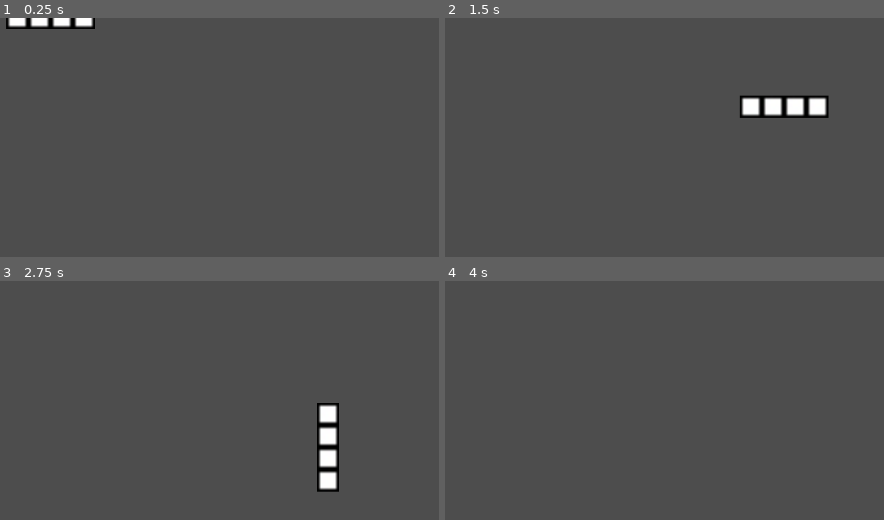
Above: before the commit, frames 1-4 (two rows, left to right).
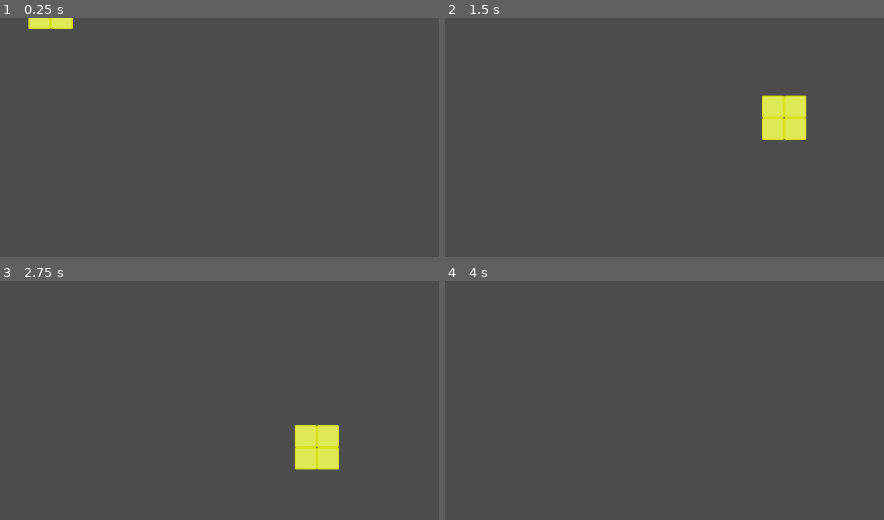
Above: after the commit, the same moments.

Repository: milksake/GDTetris
Game: Godot game, scene res://tetris/test.tscn
Same seed, same stepped clock (60 frames per second), same inputs: the game is played once before the commit and once after it.
Inputs:
- Up to frame 1 (0.25 s): no input
- Up to frame 2 (1.5 s): tap Enter (ui_accept) at 0.5, 0.77 s; hold Right (block_move_right) from 0.53 s (still down); tap Up (block_rotate) at 0.6, 1.35 s
- Up to frame 3 (2.75 s): tap Enter (ui_accept) at 1.52 s; release Right (block_move_right) at 2.03 s; hold Left (block_move_left) from 2.03 s (still down); tap Up (block_rotate) at 2.1 s
- Up to frame 4 (4 s): release Left (block_move_left) at 2.78 s; hold Right (block_move_right) from 2.78 s (still down); tap Up (block_rotate) at 2.85, 3.6 s; tap Enter (ui_accept) at 3.02, 3.77 s

The runs differ from the first frame. In frame 1, 0.9% of the frame differs, in the area x 1-22%, y 0-5%; in frame 2, 2.8%, in the area x 67-88%, y 32-52%; in frame 3, 2.8%; in frame 4, nothing differs.

Commit message:
ahora si x3

Diff:
--- a/tetris/I-block.tscn
+++ /dev/null
@@ -1,33 +0,0 @@
-[gd_scene load_steps=4 format=3 uid="uid://bmeo8ry5tlbm7"]
-
-[ext_resource type="Script" path="res://tetris/block.gd" id="1_ur27g"]
-[ext_resource type="Texture2D" uid="uid://xsnmfcxqdvxn" path="res://tetris/block.png" id="2_5difj"]
-
-[sub_resource type="RectangleShape2D" id="RectangleShape2D_o8j3c"]
-size = Vector2(128, 32)
-
-[node name="I-block" type="StaticBody2D"]
-script = ExtResource("1_ur27g")
-
-[node name="Sprite2D" type="Sprite2D" parent="."]
-scale = Vector2(4, 4)
-texture = ExtResource("2_5difj")
-
-[node name="Sprite2D2" type="Sprite2D" parent="."]
-position = Vector2(32, 0)
-scale = Vector2(4, 4)
-texture = ExtResource("2_5difj")
-
-[node name="Sprite2D3" type="Sprite2D" parent="."]
-position = Vector2(-32, 0)
-scale = Vector2(4, 4)
-texture = ExtResource("2_5difj")
-
-[node name="Sprite2D4" type="Sprite2D" parent="."]
-position = Vector2(64, 0)
-scale = Vector2(4, 4)
-texture = ExtResource("2_5difj")
-
-[node name="collision" type="CollisionShape2D" parent="."]
-position = Vector2(16, 0)
-shape = SubResource("RectangleShape2D_o8j3c")
--- a/tetris/J-block.tscn
+++ /dev/null
@@ -1,29 +0,0 @@
-[gd_scene load_steps=3 format=3 uid="uid://cr6codu3tcmuc"]
-
-[ext_resource type="Script" path="res://tetris/block.gd" id="1_fit33"]
-[ext_resource type="Texture2D" uid="uid://xsnmfcxqdvxn" path="res://tetris/block.png" id="2_628m1"]
-
-[node name="J-block" type="StaticBody2D"]
-script = ExtResource("1_fit33")
-
-[node name="Sprite2D" type="Sprite2D" parent="."]
-position = Vector2(-32, 0)
-scale = Vector2(4, 4)
-texture = ExtResource("2_628m1")
-
-[node name="Sprite2D2" type="Sprite2D" parent="."]
-scale = Vector2(4, 4)
-texture = ExtResource("2_628m1")
-
-[node name="Sprite2D3" type="Sprite2D" parent="."]
-position = Vector2(-32, -32)
-scale = Vector2(4, 4)
-texture = ExtResource("2_628m1")
-
-[node name="Sprite2D4" type="Sprite2D" parent="."]
-position = Vector2(32, 0)
-scale = Vector2(4, 4)
-texture = ExtResource("2_628m1")
-
-[node name="collision" type="CollisionPolygon2D" parent="."]
-polygon = PackedVector2Array(-48, -48, -16, -48, -16, -16, 48, -16, 48, 16, -48, 16)
--- a/tetris/L-block.tscn
+++ /dev/null
@@ -1,29 +0,0 @@
-[gd_scene load_steps=3 format=3 uid="uid://vplvb0elq73a"]
-
-[ext_resource type="Script" path="res://tetris/block.gd" id="1_35om1"]
-[ext_resource type="Texture2D" uid="uid://xsnmfcxqdvxn" path="res://tetris/block.png" id="2_5mvci"]
-
-[node name="L-block" type="StaticBody2D"]
-script = ExtResource("1_35om1")
-
-[node name="Sprite2D" type="Sprite2D" parent="."]
-position = Vector2(-32, 0)
-scale = Vector2(4, 4)
-texture = ExtResource("2_5mvci")
-
-[node name="Sprite2D2" type="Sprite2D" parent="."]
-scale = Vector2(4, 4)
-texture = ExtResource("2_5mvci")
-
-[node name="Sprite2D3" type="Sprite2D" parent="."]
-position = Vector2(-32, 32)
-scale = Vector2(4, 4)
-texture = ExtResource("2_5mvci")
-
-[node name="Sprite2D4" type="Sprite2D" parent="."]
-position = Vector2(32, 0)
-scale = Vector2(4, 4)
-texture = ExtResource("2_5mvci")
-
-[node name="collision" type="CollisionPolygon2D" parent="."]
-polygon = PackedVector2Array(-48, -16, 48, -16, 48, 16, -16, 16, -16, 48, -48, 48)
--- a/tetris/block.gd
+++ b/tetris/block.gd
@@ -12,12 +12,18 @@
 	add_to_group("tetris")
 	screen_size = get_viewport_rect().size
 	position.x = screen_size.x / 2
-	$collision.scale = Vector2(.9, .9)
+	set_collision_scale(0.9)
+
+func set_collision_scale(ratio: float):
+	if has_node("coll1"):
+		$coll1.scale = Vector2(ratio, ratio)
+	if has_node("coll2"):
+		$coll2.scale = Vector2(ratio, ratio)
 
 # Called every frame. 'delta' is the elapsed time since the previous frame.
 func _process(dt: float):
 	if active:
-		var mov := Vector2i(0, 0)
+		var mov := Vector2(0, 0)
 		if Input.is_action_pressed("block_move_left"):
 			remainder.x -= MAX_VEL_Y * dt
 
@@ -35,7 +41,7 @@
 		if not move_and_collide(mov, true):
 			move_and_collide(mov)
 
-		mov = Vector2i(0, 0)
+		mov = Vector2(0, 0)
 		if Input.is_action_pressed("block_down"):
 			remainder.y += MAX_VEL_Y * dt
 		else:
@@ -49,9 +55,9 @@
 			move_and_collide(mov)
 		else:
 			active = false
-			$collision.scale = Vector2(1, 1)
+			set_collision_scale(1)
 
-		mov = Vector2i(0, 0)
+		mov = Vector2(0, 0)
 		if Input.is_action_just_pressed("block_rotate"):
 			rotation += PI / 2.0
 			if move_and_collide(mov, true):
--- /dev/null
+++ b/tetris/blocks/i-block.tscn
@@ -0,0 +1,19 @@
+[gd_scene load_steps=4 format=3 uid="uid://bmeo8ry5tlbm7"]
+
+[ext_resource type="Script" path="res://tetris/block.gd" id="1_l2qb1"]
+[ext_resource type="Texture2D" uid="uid://d1tjsa1xmmn6a" path="res://tetris/img/I.png" id="2_5f1xv"]
+
+[sub_resource type="RectangleShape2D" id="RectangleShape2D_o8j3c"]
+size = Vector2(32, 128)
+
+[node name="I-block" type="StaticBody2D"]
+script = ExtResource("1_l2qb1")
+
+[node name="Sprite2D" type="Sprite2D" parent="."]
+position = Vector2(0, -16)
+scale = Vector2(0.5, 0.5)
+texture = ExtResource("2_5f1xv")
+
+[node name="coll1" type="CollisionShape2D" parent="."]
+position = Vector2(0, -16)
+shape = SubResource("RectangleShape2D_o8j3c")
--- /dev/null
+++ b/tetris/blocks/j-block.tscn
@@ -0,0 +1,26 @@
+[gd_scene load_steps=5 format=3 uid="uid://cr6codu3tcmuc"]
+
+[ext_resource type="Script" path="res://tetris/block.gd" id="1_8c06x"]
+[ext_resource type="Texture2D" uid="uid://dwben5t64fyey" path="res://tetris/img/J.png" id="2_415jv"]
+
+[sub_resource type="RectangleShape2D" id="RectangleShape2D_dq854"]
+size = Vector2(32, 64)
+
+[sub_resource type="RectangleShape2D" id="RectangleShape2D_vbts3"]
+size = Vector2(64, 32)
+
+[node name="J-block" type="StaticBody2D"]
+script = ExtResource("1_8c06x")
+
+[node name="Sprite2D" type="Sprite2D" parent="."]
+position = Vector2(0, -16)
+scale = Vector2(0.5, 0.5)
+texture = ExtResource("2_415jv")
+
+[node name="coll1" type="CollisionShape2D" parent="."]
+position = Vector2(-32, -16)
+shape = SubResource("RectangleShape2D_dq854")
+
+[node name="coll2" type="CollisionShape2D" parent="."]
+position = Vector2(16, 0)
+shape = SubResource("RectangleShape2D_vbts3")
--- /dev/null
+++ b/tetris/blocks/l-block.tscn
@@ -0,0 +1,26 @@
+[gd_scene load_steps=5 format=3 uid="uid://vplvb0elq73a"]
+
+[ext_resource type="Script" path="res://tetris/block.gd" id="1_g42rv"]
+[ext_resource type="Texture2D" uid="uid://dri35apkj7b4r" path="res://tetris/img/L.png" id="2_a2fh6"]
+
+[sub_resource type="RectangleShape2D" id="RectangleShape2D_mofpt"]
+size = Vector2(64, 32)
+
+[sub_resource type="RectangleShape2D" id="RectangleShape2D_o0djf"]
+size = Vector2(32, 64)
+
+[node name="L-block" type="StaticBody2D"]
+script = ExtResource("1_g42rv")
+
+[node name="Sprite2D" type="Sprite2D" parent="."]
+position = Vector2(0, 16)
+scale = Vector2(0.5, 0.5)
+texture = ExtResource("2_a2fh6")
+
+[node name="coll1" type="CollisionShape2D" parent="."]
+position = Vector2(-16, 32)
+shape = SubResource("RectangleShape2D_mofpt")
+
+[node name="coll2" type="CollisionShape2D" parent="."]
+position = Vector2(32, 16)
+shape = SubResource("RectangleShape2D_o0djf")
--- /dev/null
+++ b/tetris/blocks/o_block.tscn
@@ -0,0 +1,19 @@
+[gd_scene load_steps=4 format=3 uid="uid://dww22dnd2yi00"]
+
+[ext_resource type="Script" path="res://tetris/block.gd" id="1_51vgt"]
+[ext_resource type="Texture2D" uid="uid://cn2r63pvx1biv" path="res://tetris/img/O.png" id="1_jwvfm"]
+
+[sub_resource type="RectangleShape2D" id="RectangleShape2D_cy8n7"]
+size = Vector2(128, 128)
+
+[node name="O-block" type="StaticBody2D"]
+scale = Vector2(0.5, 0.5)
+script = ExtResource("1_51vgt")
+
+[node name="Sprite2D" type="Sprite2D" parent="."]
+position = Vector2(32, -32)
+texture = ExtResource("1_jwvfm")
+
+[node name="coll1" type="CollisionShape2D" parent="."]
+position = Vector2(32, -32)
+shape = SubResource("RectangleShape2D_cy8n7")
--- /dev/null
+++ b/tetris/blocks/s-block.tscn
@@ -0,0 +1,26 @@
+[gd_scene load_steps=5 format=3 uid="uid://c3c5xcm4gm7dh"]
+
+[ext_resource type="Script" path="res://tetris/block.gd" id="1_cf314"]
+[ext_resource type="Texture2D" uid="uid://ce1yxnl28x7s2" path="res://tetris/img/S.png" id="2_rmiyw"]
+
+[sub_resource type="RectangleShape2D" id="RectangleShape2D_mofpt"]
+size = Vector2(64, 32)
+
+[sub_resource type="RectangleShape2D" id="RectangleShape2D_o0djf"]
+size = Vector2(64, 32)
+
+[node name="S-block" type="StaticBody2D"]
+script = ExtResource("1_cf314")
+
+[node name="Sprite2D" type="Sprite2D" parent="."]
+position = Vector2(0, -16)
+scale = Vector2(0.5, 0.5)
+texture = ExtResource("2_rmiyw")
+
+[node name="coll1" type="CollisionShape2D" parent="."]
+position = Vector2(-16, 0)
+shape = SubResource("RectangleShape2D_mofpt")
+
+[node name="coll2" type="CollisionShape2D" parent="."]
+position = Vector2(16, -32)
+shape = SubResource("RectangleShape2D_o0djf")
--- /dev/null
+++ b/tetris/blocks/t-block.tscn
@@ -0,0 +1,25 @@
+[gd_scene load_steps=5 format=3 uid="uid://bgotf6wb08ssk"]
+
+[ext_resource type="Script" path="res://tetris/block.gd" id="1_r4nmq"]
+[ext_resource type="Texture2D" uid="uid://d3augumeifwpq" path="res://tetris/img/T.png" id="2_grtrx"]
+
+[sub_resource type="RectangleShape2D" id="RectangleShape2D_mofpt"]
+size = Vector2(96, 32)
+
+[sub_resource type="RectangleShape2D" id="RectangleShape2D_o0djf"]
+size = Vector2(32, 32)
+
+[node name="T-block" type="StaticBody2D"]
+script = ExtResource("1_r4nmq")
+
+[node name="Sprite2D" type="Sprite2D" parent="."]
+position = Vector2(0, -16)
+scale = Vector2(0.5, 0.5)
+texture = ExtResource("2_grtrx")
+
+[node name="coll1" type="CollisionShape2D" parent="."]
+shape = SubResource("RectangleShape2D_mofpt")
+
+[node name="coll2" type="CollisionShape2D" parent="."]
+position = Vector2(0, -32)
+shape = SubResource("RectangleShape2D_o0djf")
--- /dev/null
+++ b/tetris/blocks/z-block.tscn
@@ -0,0 +1,26 @@
+[gd_scene load_steps=5 format=3 uid="uid://b4d1mm30dob7y"]
+
+[ext_resource type="Script" path="res://tetris/block.gd" id="1_86py0"]
+[ext_resource type="Texture2D" uid="uid://b1agirswoq8uv" path="res://tetris/img/Z.png" id="2_hpfs6"]
+
+[sub_resource type="RectangleShape2D" id="RectangleShape2D_mofpt"]
+size = Vector2(64, 32)
+
+[sub_resource type="RectangleShape2D" id="RectangleShape2D_o0djf"]
+size = Vector2(64, 32)
+
+[node name="Z-block" type="StaticBody2D"]
+script = ExtResource("1_86py0")
+
+[node name="Sprite2D" type="Sprite2D" parent="."]
+position = Vector2(0, -16)
+scale = Vector2(0.5, 0.5)
+texture = ExtResource("2_hpfs6")
+
+[node name="coll1" type="CollisionShape2D" parent="."]
+position = Vector2(16, 0)
+shape = SubResource("RectangleShape2D_mofpt")
+
+[node name="coll2" type="CollisionShape2D" parent="."]
+position = Vector2(-16, -32)
+shape = SubResource("RectangleShape2D_o0djf")
--- a/tetris/test.gd
+++ b/tetris/test.gd
@@ -3,17 +3,21 @@
 @export var IBlock: PackedScene
 @export var JBlock: PackedScene
 @export var LBlock: PackedScene
+@export var OBlock: PackedScene
+@export var SBlock: PackedScene
+@export var TBlock: PackedScene
+@export var ZBlock: PackedScene
 var BlockTypes: Array[PackedScene]
 var blocks := []
 
 # Called when the node enters the scene tree for the first time.
 func _ready():
-	BlockTypes = [IBlock, JBlock, LBlock]
+	BlockTypes = [IBlock, JBlock, LBlock, OBlock, SBlock, TBlock, ZBlock]
 	$floor.add_to_group("tetris")
 	create_block()
 
 func create_block():
-	var new_block: StaticBody2D = BlockTypes[randi_range(0, len(BlockTypes)-1)].instantiate()
+	var new_block: StaticBody2D = BlockTypes[randi() % BlockTypes.size()].instantiate()
 	add_child(new_block)
 	blocks.append(new_block)
 
--- a/tetris/test.tscn
+++ b/tetris/test.tscn
@@ -1,18 +1,26 @@
-[gd_scene load_steps=6 format=3 uid="uid://bgpl7f3c3qw8y"]
+[gd_scene load_steps=10 format=3 uid="uid://bgpl7f3c3qw8y"]
 
 [ext_resource type="Script" path="res://tetris/test.gd" id="1_88gi0"]
-[ext_resource type="PackedScene" uid="uid://bmeo8ry5tlbm7" path="res://tetris/I-block.tscn" id="2_jd60k"]
-[ext_resource type="PackedScene" uid="uid://cr6codu3tcmuc" path="res://tetris/J-block.tscn" id="3_g5pfx"]
-[ext_resource type="PackedScene" uid="uid://vplvb0elq73a" path="res://tetris/L-block.tscn" id="4_ibuwb"]
+[ext_resource type="PackedScene" uid="uid://bmeo8ry5tlbm7" path="res://tetris/blocks/i-block.tscn" id="2_jd60k"]
+[ext_resource type="PackedScene" uid="uid://cr6codu3tcmuc" path="res://tetris/blocks/j-block.tscn" id="3_g5pfx"]
+[ext_resource type="PackedScene" uid="uid://vplvb0elq73a" path="res://tetris/blocks/l-block.tscn" id="4_ibuwb"]
+[ext_resource type="PackedScene" uid="uid://dww22dnd2yi00" path="res://tetris/blocks/o_block.tscn" id="5_vwujr"]
+[ext_resource type="PackedScene" uid="uid://c3c5xcm4gm7dh" path="res://tetris/blocks/s-block.tscn" id="6_61vu5"]
+[ext_resource type="PackedScene" uid="uid://bgotf6wb08ssk" path="res://tetris/blocks/t-block.tscn" id="7_e8qr6"]
+[ext_resource type="PackedScene" uid="uid://b4d1mm30dob7y" path="res://tetris/blocks/z-block.tscn" id="8_yi747"]
 
 [sub_resource type="RectangleShape2D" id="RectangleShape2D_haxhd"]
-size = Vector2(1153, 42)
+size = Vector2(1153, 64)
 
 [node name="Test" type="Node2D"]
 script = ExtResource("1_88gi0")
 IBlock = ExtResource("2_jd60k")
 JBlock = ExtResource("3_g5pfx")
 LBlock = ExtResource("4_ibuwb")
+OBlock = ExtResource("5_vwujr")
+SBlock = ExtResource("6_61vu5")
+TBlock = ExtResource("7_e8qr6")
+ZBlock = ExtResource("8_yi747")
 
 [node name="floor" type="StaticBody2D" parent="."]
 
Binary file added: tetris/img/I.png
Not shown, added: tetris/img/I.png.import
Binary file added: tetris/img/J.png
Not shown, added: tetris/img/J.png.import
Binary file added: tetris/img/L.png
Not shown, added: tetris/img/L.png.import
Binary file added: tetris/img/O.png
Not shown, added: tetris/img/O.png.import
Binary file added: tetris/img/S.png
Not shown, added: tetris/img/S.png.import
Binary file added: tetris/img/T.png
Not shown, added: tetris/img/T.png.import
(and 3 more such lines)
